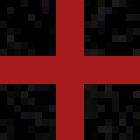
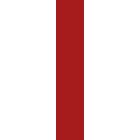
Layers edited between the first and the second 140x140 image:
hid "left" over [0,56,56,84]
hid "right" over [84,56,140,84]
removed layer "Research Bkg" over [0,0,140,140]
